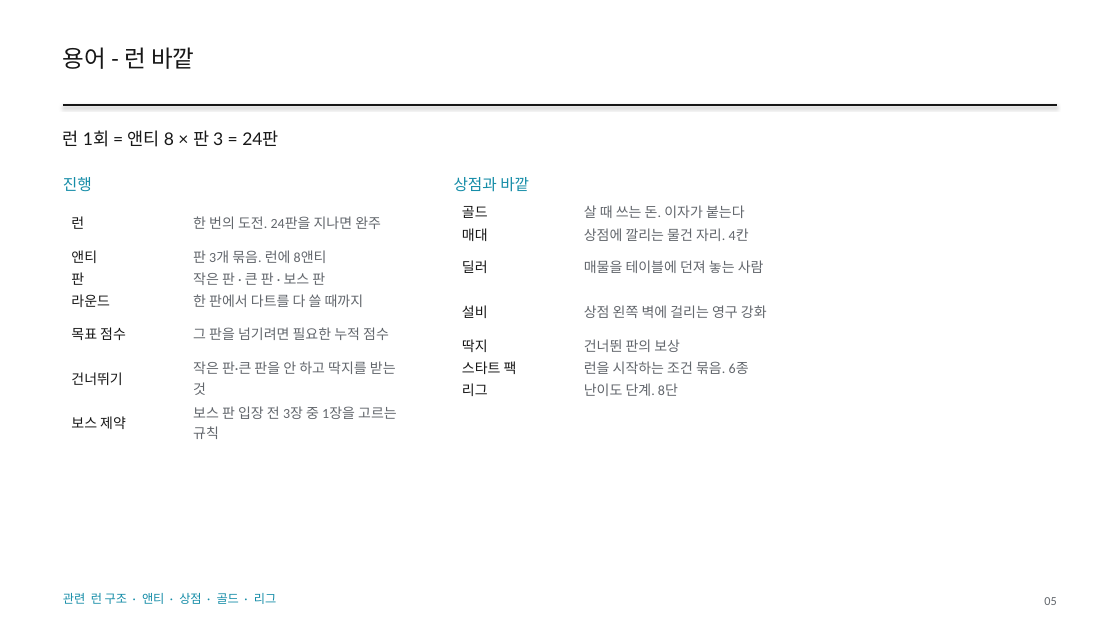
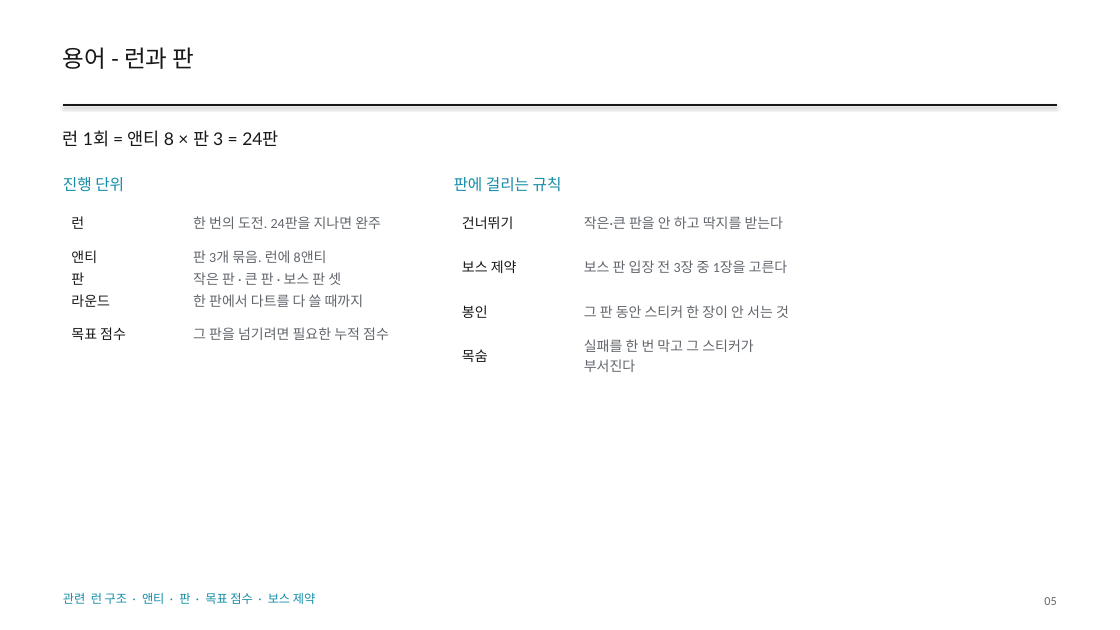
Before and after one commit to GGbong69/test-03, a slide deck: slide 5 of docs/HIGHTONE_기획서.pptx. Drawn at 1120x630 pixels with LibreOffice and Linux fonts; fonts in the diff are those of the drawing. Boxes give left, top, right and bottom in pixels: in the first picture for what was removed or moved away, otherwise in the second. Text is boxed around its words. In the diff, an @@ line names an element or a change of style, - is before the commit and + after.

```diff
--- a/docs/HIGHTONE_기획서.pptx
+++ b/docs/HIGHTONE_기획서.pptx
@@ text at (x1=63, y1=47, x2=195, y2=69): text changed @@
-용어 - 런 바깥
+용어 - 런과 판
@@ text at (x1=63, y1=177, x2=124, y2=192): text changed @@
-진행
+진행 단위
@@ text at (x1=454, y1=177, x2=562, y2=192): text changed @@
-상점과 바깥
+판에 걸리는 규칙
@@ table at (x1=63, y1=200, x2=408, y2=355) @@
-row 3, column 2: 작은 판 · 큰 판 · 보스 판
+row 3, column 2: 작은 판 · 큰 판 · 보스 판 셋
-row 6: 건너뛰기 | 작은 판·큰 판을 안 하고 딱지를 받는 것
-row 7: 보스 제약 | 보스 판 입장 전 3장 중 1장을 고르는 규칙
@@ table at (x1=454, y1=200, x2=798, y2=378) @@
-row 1: 골드 | 살 때 쓰는 돈. 이자가 붙는다
-row 2: 매대 | 상점에 깔리는 물건 자리. 4칸
-row 3: 딜러 | 매물을 테이블에 던져 놓는 사람
-row 4: 설비 | 상점 왼쪽 벽에 걸리는 영구 강화
-row 5: 딱지 | 건너뛴 판의 보상
-row 6: 스타트 팩 | 런을 시작하는 조건 묶음. 6종
-row 7: 리그 | 난이도 단계. 8단
+row 1: 건너뛰기 | 작은·큰 판을 안 하고 딱지를 받는다
+row 2: 보스 제약 | 보스 판 입장 전 3장 중 1장을 고른다
+row 3: 봉인 | 그 판 동안 스티커 한 장이 안 서는 것
+row 4: 목숨 | 실패를 한 번 막고 그 스티커가 부서진다
@@ text at (x1=63, y1=593, x2=315, y2=604): text changed @@
-관련 런 구조 · 앤티 · 상점 · 골드 · 리그
+관련 런 구조 · 앤티 · 판 · 목표 점수 · 보스 제약
```
Also in this commit, not shown: 91 other slides changed, 1 slide added, 2 other files.
